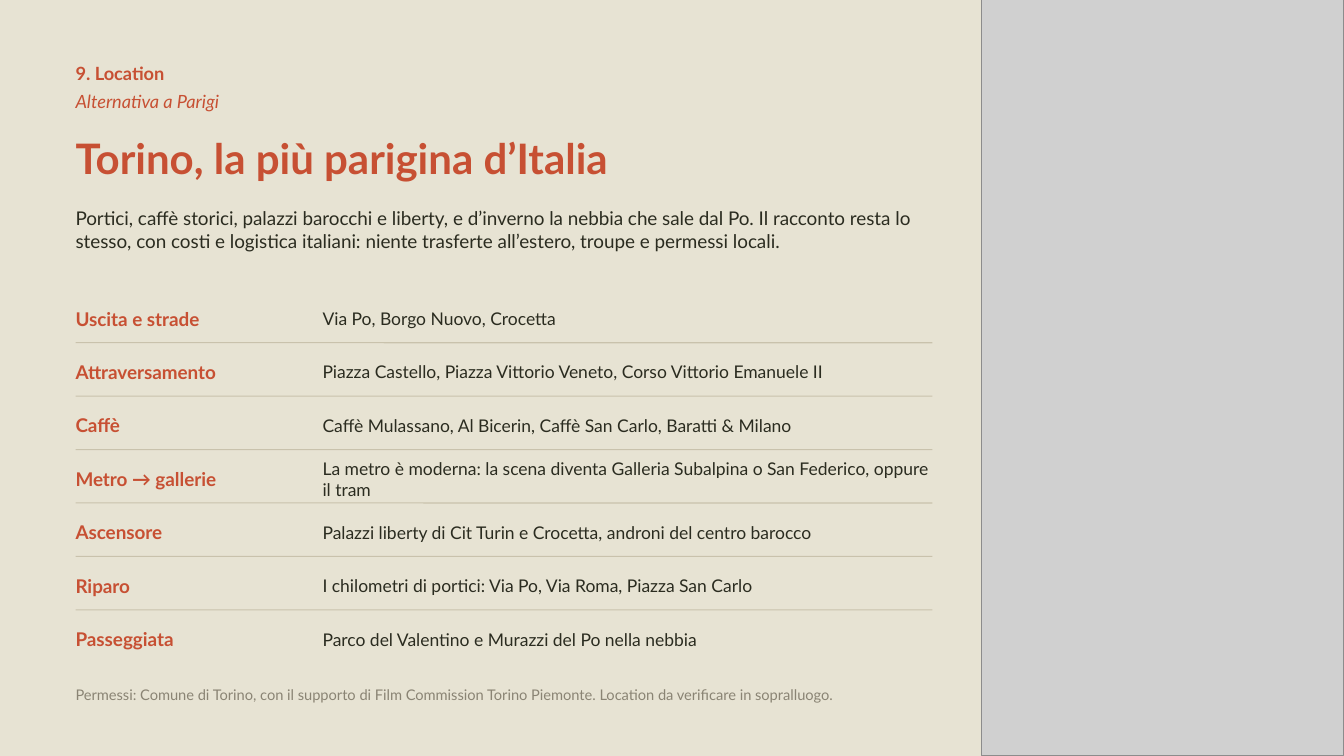
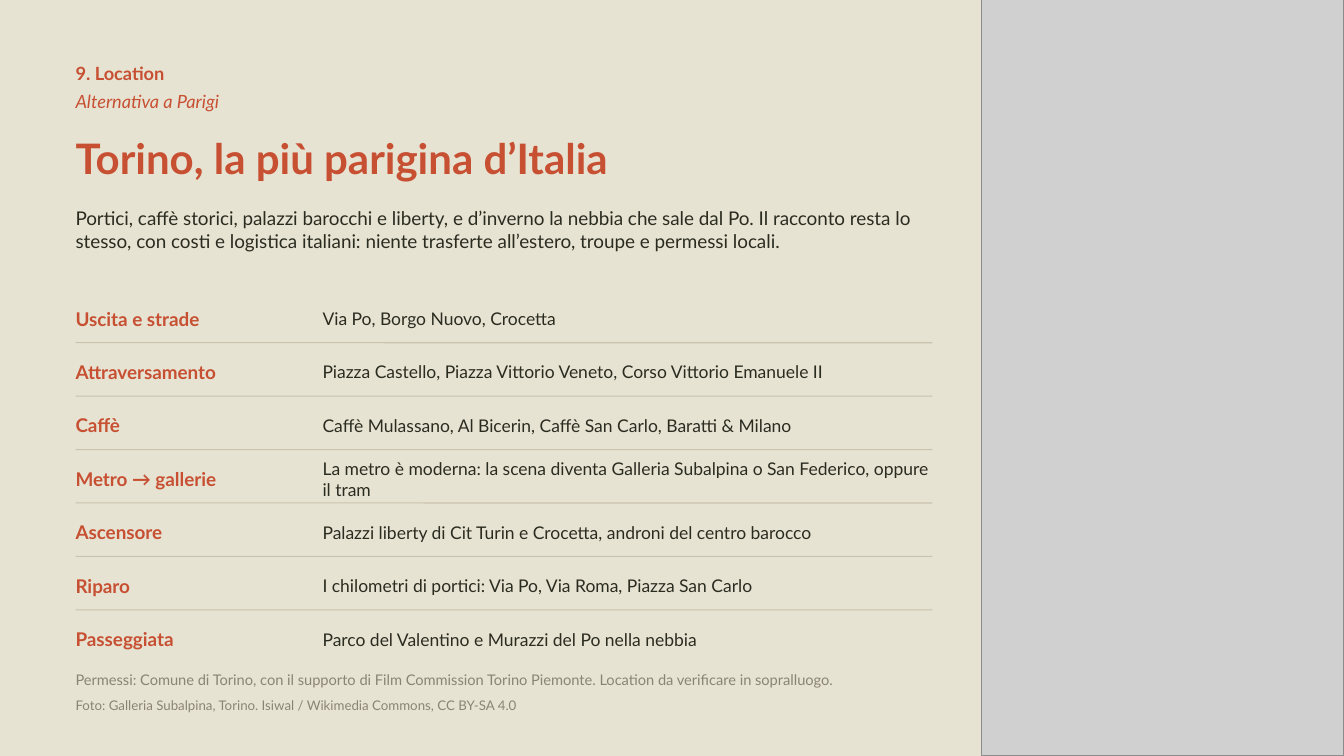
Before and after one commit to studiokubla/scrivania-, a slide deck: slide 15 of tirabasso/campagna-fw26-27/Tirabasso_Un_inverno_a_Parigi.pptx. Drawn at 1344x756 pixels with LibreOffice and Linux fonts; fonts in the diff are those of the drawing; grey boxes stand for pictures. Boxes give left, top, right and bottom in pixels: in the first picture for what was removed or moved away, otherwise in the second. Text is boxed around its words. In the diff, an @@ line names an element or a change of style, - is before the commit and + after.

```diff
--- a/tirabasso/campagna-fw26-27/Tirabasso_Un_inverno_a_Parigi.pptx
+++ b/tirabasso/campagna-fw26-27/Tirabasso_Un_inverno_a_Parigi.pptx
@@ text "Permessi: Comune di Torino, con ...": place and size @@
-text "Permessi: Comune di Torino, con ..." at [76,689,833,703]
+text "Permessi: Comune di Torino, con ..." at [76,674,833,688]
@@ text added at [76,700,517,712], 9.5 pt, text #8A8474 @@
+Foto: Galleria Subalpina, Torino. Isiwal / Wikimedia Commons, CC BY-SA 4.0
```
Also in this commit, not shown: 1 other file.
